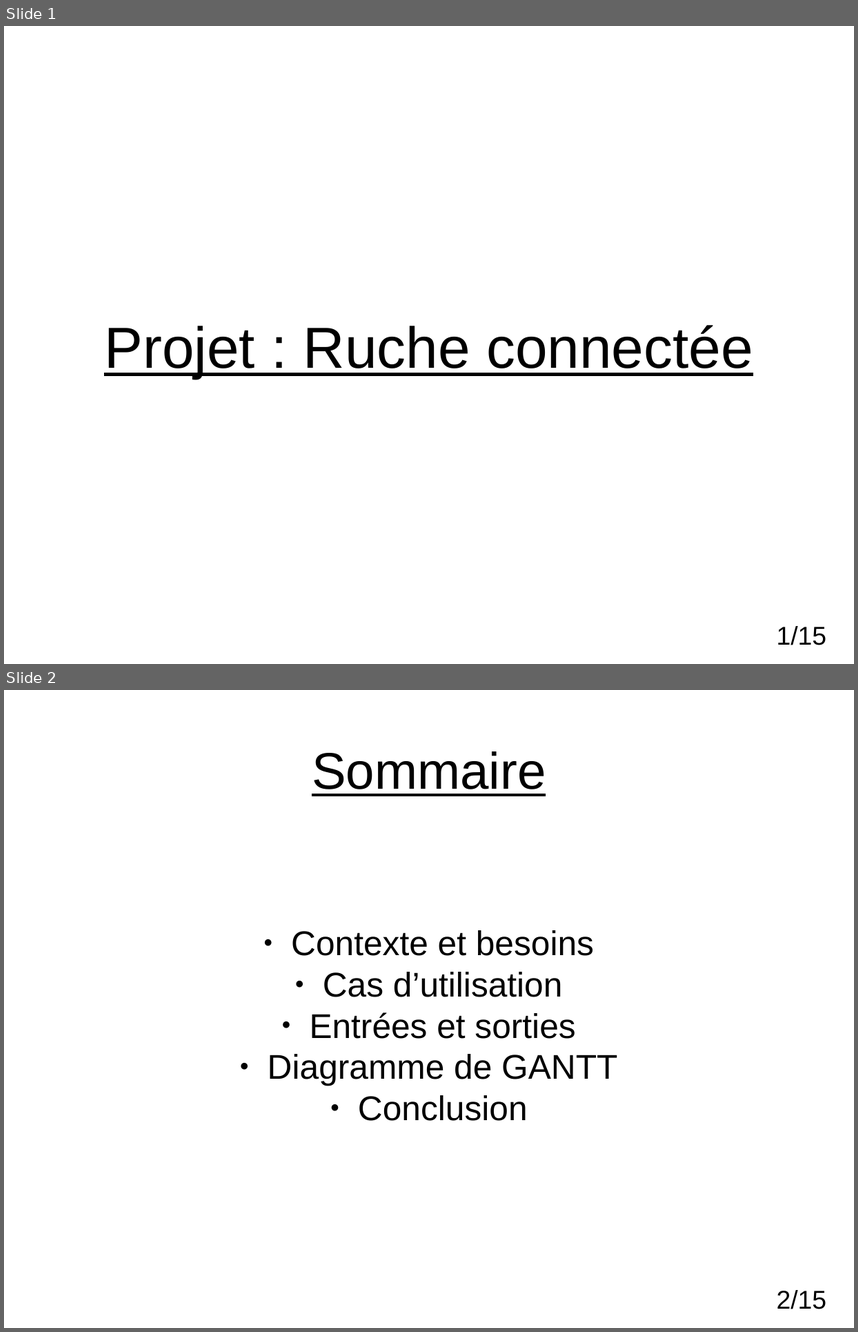
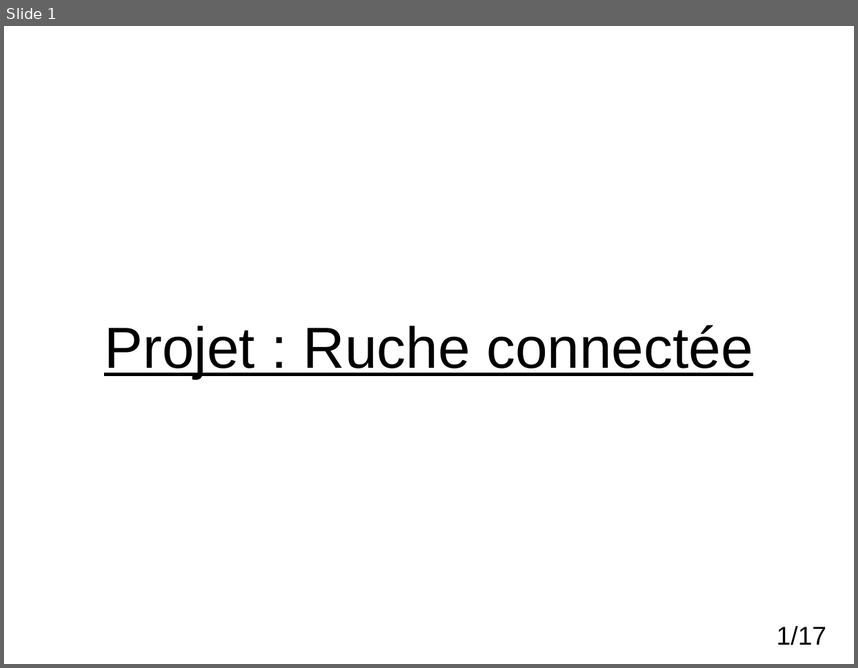
Before and after one commit to nathanderouelle/Projet_Ruche, a slide deck: DiapoRV1.odp. Shown one above the other, each under a label of ours: slides 1 and 2 before the commit, slide 1 after it. The pictures are 858x1332 and 858x668 pixels, drawn with LibreOffice and Linux fonts; fonts in the diff are those of the drawing; background and template pictures are left out. Boxes give left, top, right and bottom in pixels: in the first picture for what was removed or moved away, otherwise in the second. Text is boxed around its words. In the diff, an @@ line names an element or a change of style, - is before the commit and + after.

```diff
--- a/DiapoRV1.odp
+++ b/DiapoRV1.odp
@@ slide 2 removed at (4,690,854,1328), background #FFFFFF @@
@@ title removed at (312,751,546,796) @@
-Sommaire
@@ subtitle removed at (268,930,617,1121) @@
-● Contexte et besoins
-● Cas d’utilisation
-● Entrées et sorties
-● Diagramme de GANTT
-● Conclusion
@@ page number removed at (777,1290,826,1309) @@
-2/15
@@ page number at (777,626,826,645): text changed @@
-1/15
+1/17
```
Also in this commit, not shown: 2 slides changed, 14 slides added, 11 other slides removed.
